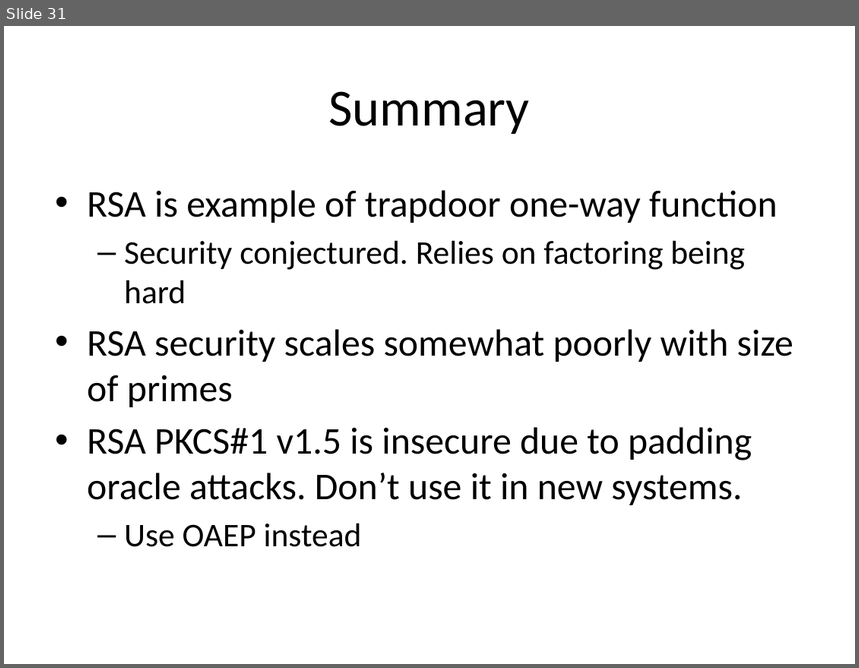
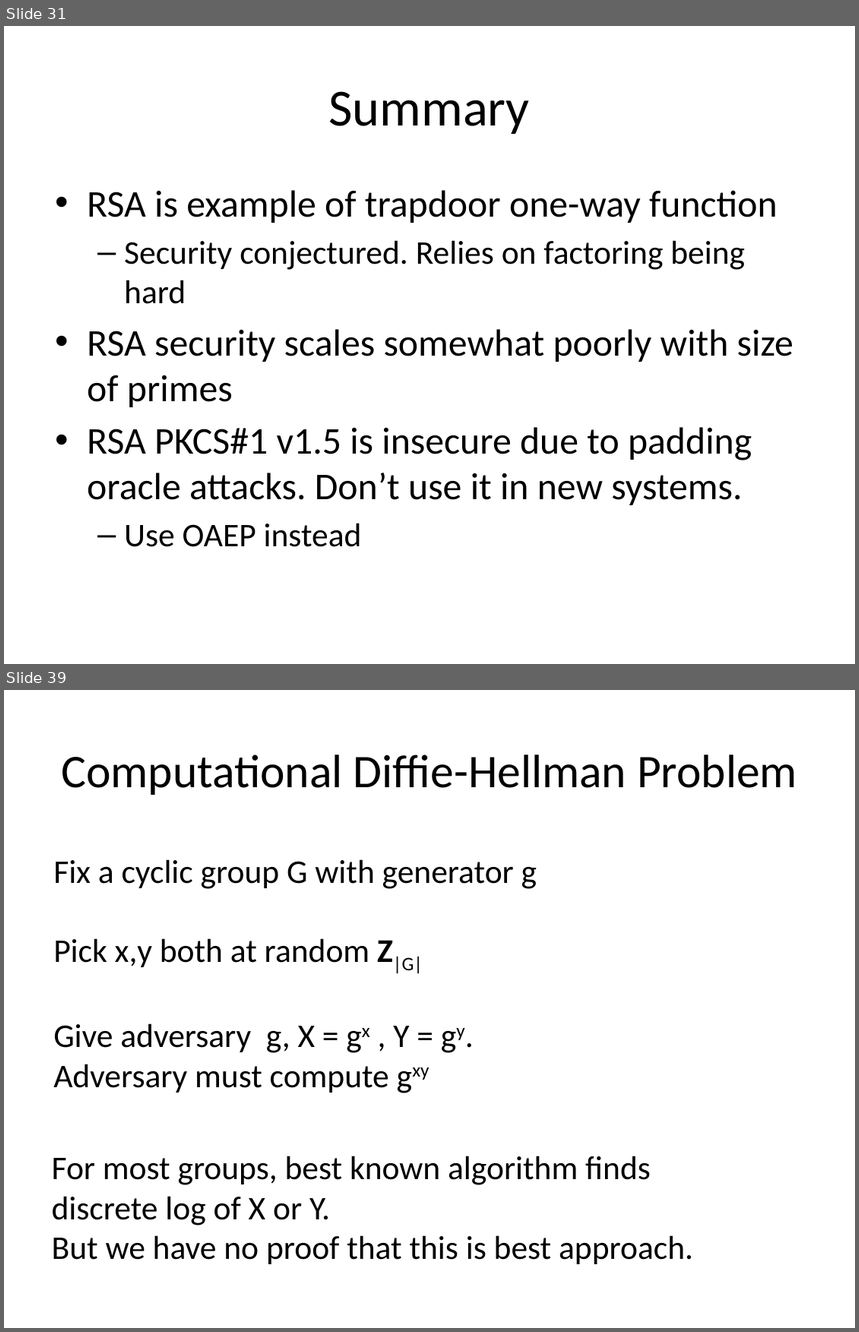
Before and after one commit to varunnagpaal/CS5830-Spring16, a slide deck: slides/rsa.pptx. Shown one above the other, each under a label of ours: slide 31 before the commit, slides 31 and 39 after it; the slides between them are not shown. The pictures are 859x668 and 859x1332 pixels, drawn with LibreOffice and Linux fonts; fonts in the diff are those of the drawing. Boxes give left, top, right and bottom in pixels: in the first picture for what was removed or moved away, otherwise in the second. Text is boxed around its words. In the diff, an @@ line names an element or a change of style, - is before the commit and + after.

```diff
--- a/slides/rsa.pptx
+++ b/slides/rsa.pptx
@@ slide 39 added at (x1=4, y1=690, x2=855, y2=1328), background #FFFFFF @@
@@ title added at (x1=61, y1=755, x2=797, y2=795), 39.6 pt, text #000000 @@
+Computational Diffie-Hellman Problem
@@ text added at (x1=53, y1=859, x2=537, y2=1093), 28 pt, text #000000 @@
+Fix a cyclic group G with generator g
+Pick x,y both at random Z|G|
+Give adversary g, X = gx , Y = gy.
+Adversary must compute gxy
@@ text added at (x1=52, y1=1156, x2=693, y2=1265), 28 pt, text #000000 @@
+For most groups, best known algorithm finds
+discrete log of X or Y.
+But we have no proof that this is best approach.
```
Also in this commit, not shown: 8 other slides added, 2 other files.
